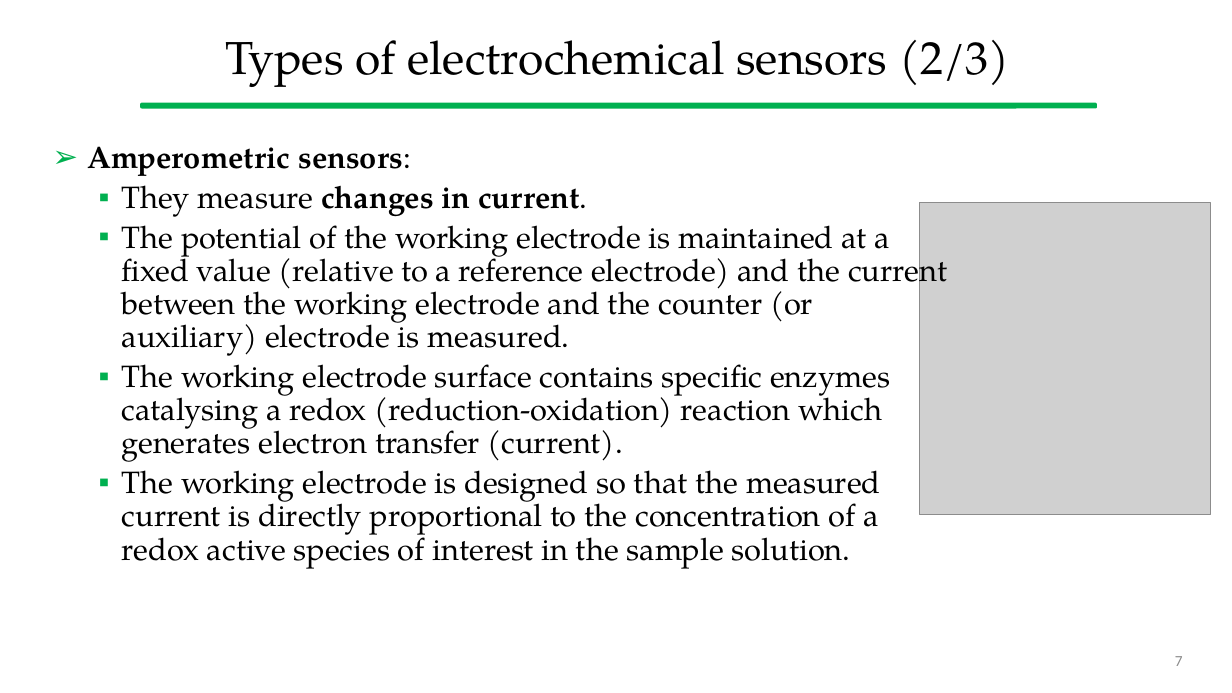
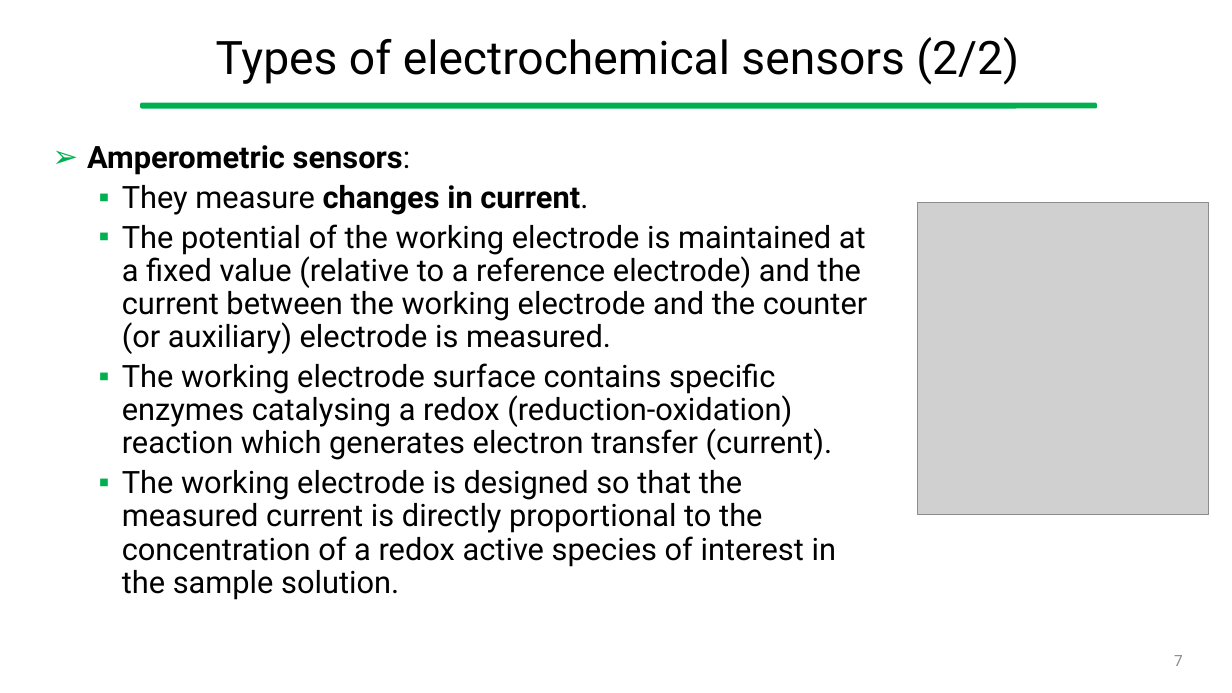
Before and after one commit to gcappon/bwthw, a slide deck: slide 7 of theory_03-wearable_sensors_part_2/theory_03-wearable_sensors_part_2.pptx. Drawn at 1232x693 pixels with LibreOffice and Linux fonts; fonts in the diff are those of the drawing; grey boxes stand for pictures. Boxes give left, top, right and bottom in pixels: in the first picture for what was removed or moved away, otherwise in the second. Text is boxed around its words. In the diff, an @@ line names an element or a change of style, - is before the commit and + after.

```diff
--- a/theory_03-wearable_sensors_part_2/theory_03-wearable_sensors_part_2.pptx
+++ b/theory_03-wearable_sensors_part_2/theory_03-wearable_sensors_part_2.pptx
@@ title at [216,37,1019,85]: text changed; font TeX Gyre Pagella to Roboto @@
-Types of electrochemical sensors (2/3)
+Types of electrochemical sensors (2/2)
@@ text "Amperometric sensors:" at [87,145,867,600]: font TeX Gyre Pagella to Roboto @@
```
Also in this commit, not shown: 33 other slides changed, 1 slide removed, 3 other files.
